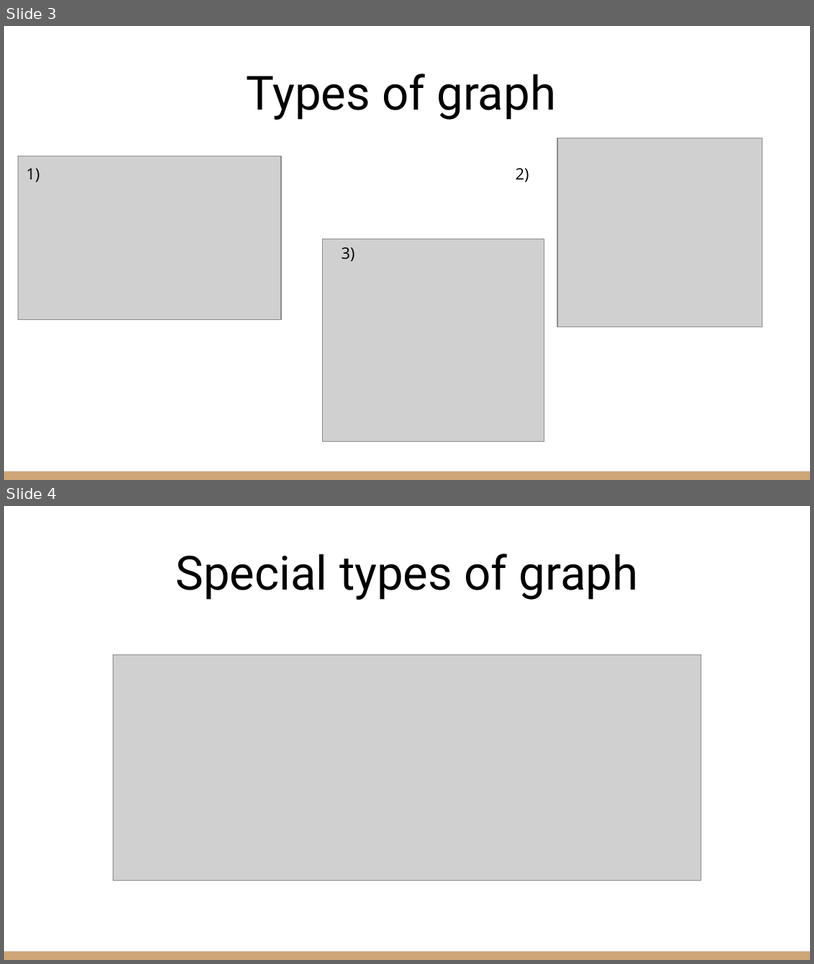
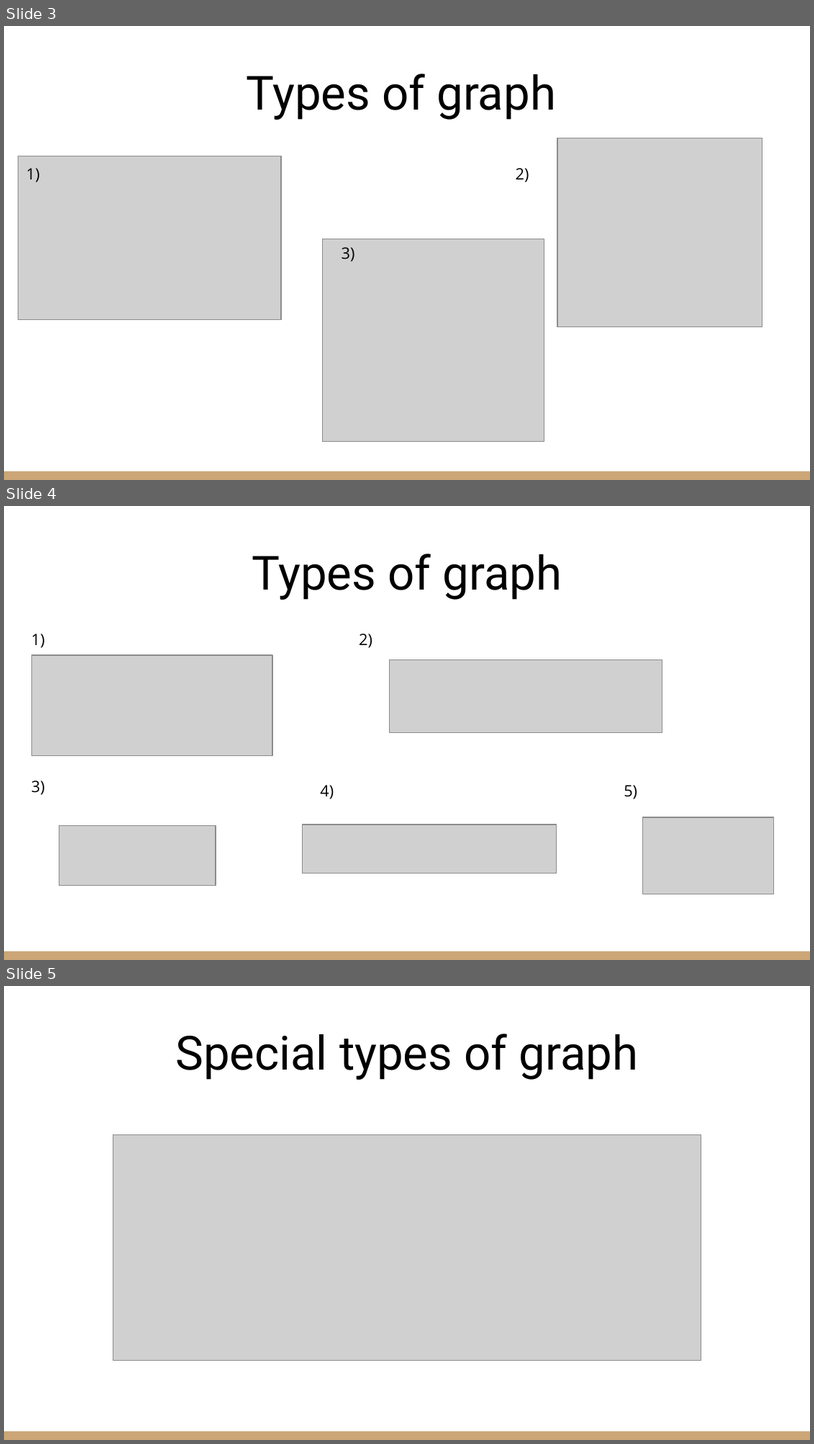
Before and after one commit to jahangirovich/myProject, a slide deck: Graph theory overview..pptx. Shown one above the other, each under a label of ours: slides 3 and 4 before the commit, slides 3, 4 and 5 after it. The pictures are 814x964 and 814x1444 pixels, drawn with LibreOffice and Linux fonts; fonts in the diff are those of the drawing; grey boxes stand for pictures. Boxes give left, top, right and bottom in pixels: in the first picture for what was removed or moved away, otherwise in the second. Text is boxed around its words. In the diff, an @@ line names an element or a change of style, - is before the commit and + after.

```diff
--- a/Graph theory overview..pptx
+++ b/Graph theory overview..pptx
@@ slide 4 added at (4,506,810,960), background #FFFFFF; not listed: 1 template element that a slide beside it also shows @@
@@ title added at (252,554,563,600), 42 pt, text #000000 @@
+Types of graph
@@ text added at (31,633,45,648), 14 pt, text #000000 @@
+1)
@@ text added at (359,633,373,648), 14 pt, text #000000 @@
+2)
@@ picture added at (31,655,273,756) @@
@@ picture added at (389,660,663,734) @@
@@ text added at (31,780,45,795), 14 pt, text #000000 @@
+3)
@@ text added at (320,785,334,799), 14 pt, text #000000 @@
+4)
@@ text added at (624,785,638,799), 14 pt, text #000000 @@
+5)
@@ picture added at (59,826,216,885) @@
@@ picture added at (302,824,556,873) @@
@@ picture added at (643,817,774,894) @@
@@ what was slide 4 is now slide 5 @@
```
Also in this commit, not shown: 2 other slides added, 4 other files.
